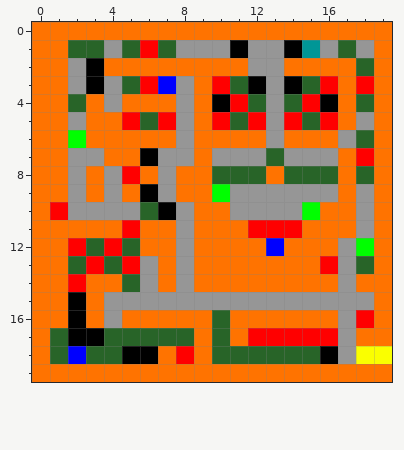
Pixel-art sprite, stored at gfx/lvl/level5.png. The first picture shows the starting point.
The file is 20x20 pixels. Colours within 5 levels of each other are drawn and written as one.
After the commit:
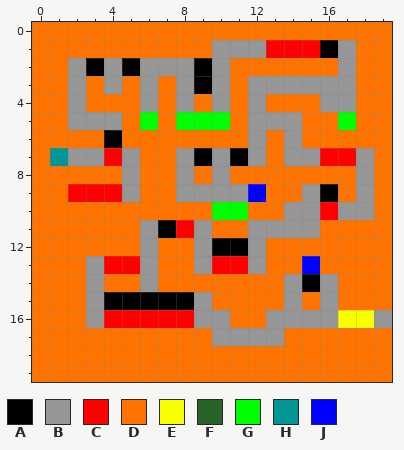
Palette (. is transparent): A #000000  B #969696  C #ff0000  D #ff7300  E #faff00  F #286428  G #00ff00  H #009696  J #0000ff
The exact change:
y 1: x 2..9 FFBFCFBB -> DDDDDDDD; x 11 A -> B; x 13..18 BAHBFB -> CCCABD
y 2: x 4..10 DDDDDDD -> BABBBAB; x 12..13 BB -> DD; x 17..18 DF -> BD
y 3: x 3 A -> D; x 5..7 FCJ -> DBD; x 9..12 DCFA -> ABDB; x 14..18 AFCDC -> BBBBD
y 4: x 2 F -> B; x 4 B -> D; x 6 D -> B; x 10..18 ACFBFCADF -> BDBDDDBBD
y 5: x 3..12 DDCFCBDCFC -> BBDGDGGGDB; x 14..18 CFCDB -> BDDGD
y 6: x 2 G -> D; x 4 D -> A; x 8 B -> D; x 12..14 DBD -> BDB; x 17..18 BF -> DD
y 7: x 1 D -> H; x 4..7 DDAB -> CBDD; x 9 D -> A; x 11 B -> A; x 13 F -> D; x 16..18 BDC -> CCB
y 8: x 2 B -> D; x 4..5 BC -> DB; x 7..8 BD -> DB; x 10..12 FFF -> BDD; x 14..16 FFF -> DDD; x 18 F -> B
y 9: x 2..10 BDBDABDDG -> CCCBDDBBB; x 12..14 BBB -> JDD; x 16 B -> A
y 10: x 1..8 CBBBBFAB -> DDDDDDDD; x 10..13 DBBB -> GGDD; x 15..17 GDD -> BCB
y 11: x 5..9 CDDBD -> DBACB; x 12..15 CCCD -> BBBB; x 18 B -> D
y 12: x 2..6 CFCFD -> DDDDB; x 8..13 BDDDDJ -> DBAABD; x 17..18 BG -> DD
y 13: x 2..4 FCF -> DBC; x 8..12 BDDDD -> DBCCB; x 15..18 DCBF -> JDDD
y 14: x 2..3 CD -> DB; x 5 F -> D; x 8 B -> D; x 14..17 DDDB -> BABD
y 15: x 2..8 ADBBBBB -> DBAAAAA; x 10..13 BBBB -> DDDD; x 15 B -> D; x 17..18 BB -> DD
y 16: x 2..10 ADBDDDDDF -> DBCCCCCBB; x 13..19 DDDDBCD -> BBBBEEB
y 17: x 1..8 FAAFFFFF -> DDDDDDDD; x 10..17 FDCCCCCB -> BBBBDDDD
y 18: x 1..6 FJFFAA -> DDDDDD; x 8 C -> D; x 10..19 FFFFFFABEE -> DDDDDDDDDD
Boxes around the changes in both pictures, in picture pixels (x1, y1, x2, y2):
changed: (50, 40, 392, 364)
